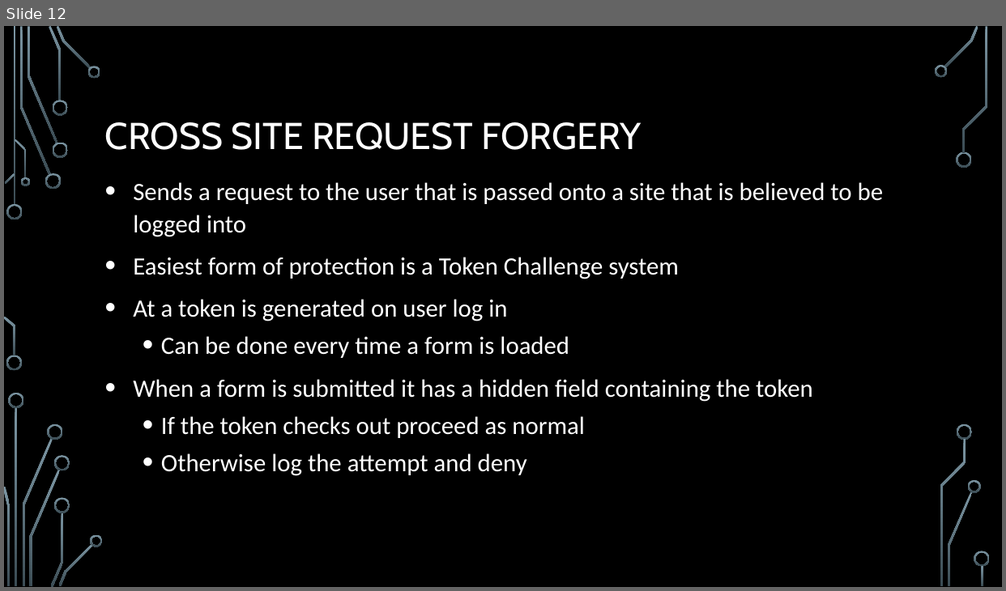
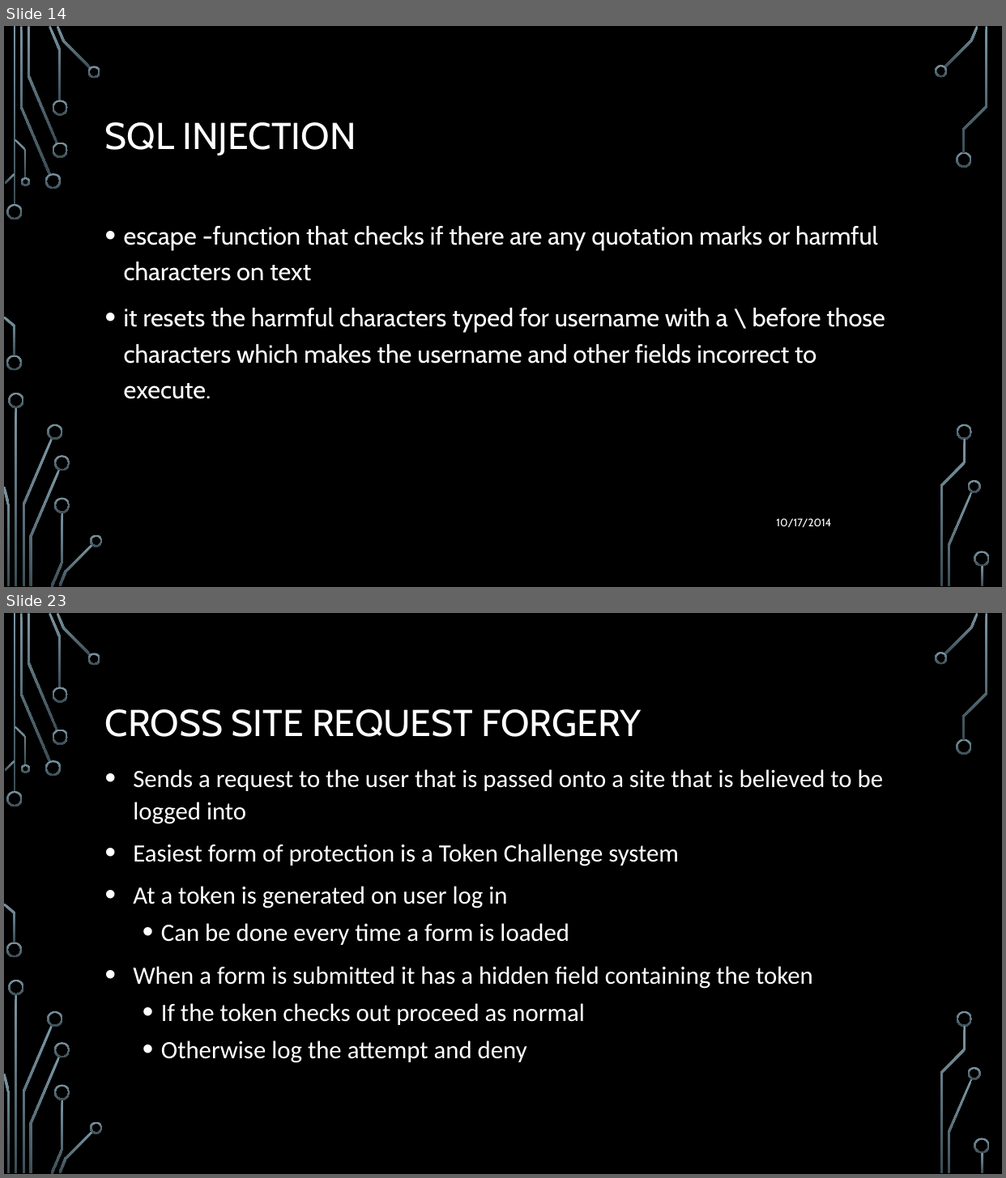
Before and after one commit to KBarros2014/TEAMB, a slide deck: site/Presentation doc/Php assignment.pptx. Shown one above the other, each under a label of ours: slide 12 before the commit, slides 14 and 23 after it; the slides between them are not shown. The pictures are 1006x591 and 1006x1178 pixels, drawn with LibreOffice and Linux fonts; fonts in the diff are those of the drawing; background and template pictures are left out. Boxes give left, top, right and bottom in pixels: in the first picture for what was removed or moved away, otherwise in the second. Text is boxed around its words. In the diff, an @@ line names an element or a change of style, - is before the commit and + after.

```diff
--- a/site/Presentation doc/Php assignment.pptx
+++ b/site/Presentation doc/Php assignment.pptx
@@ slide 14 added at [4,26,1002,587], background picture (left out); not listed: 36 template elements that a slide beside it also shows @@
@@ title added at [105,122,356,156], 36 pt, text #FFFFFF @@
+SQL INJECTION
@@ text added at [124,226,885,399], 24 pt, text #FFFFFF @@
+• escape -function that checks if there are any quotation marks or harmful characters on text
+• it resets the harmful characters typed for username with a \ before those characters which makes the username and other fields incorrect to execute.
@@ text added at [776,518,831,527], 10.5 pt, text #FFFFFF @@
+10/17/2014
@@ what was slide 12 is now slide 23 @@
```
Also in this commit, not shown: 4 slides changed, 13 other slides added, 3 slides removed, 1 other file.
